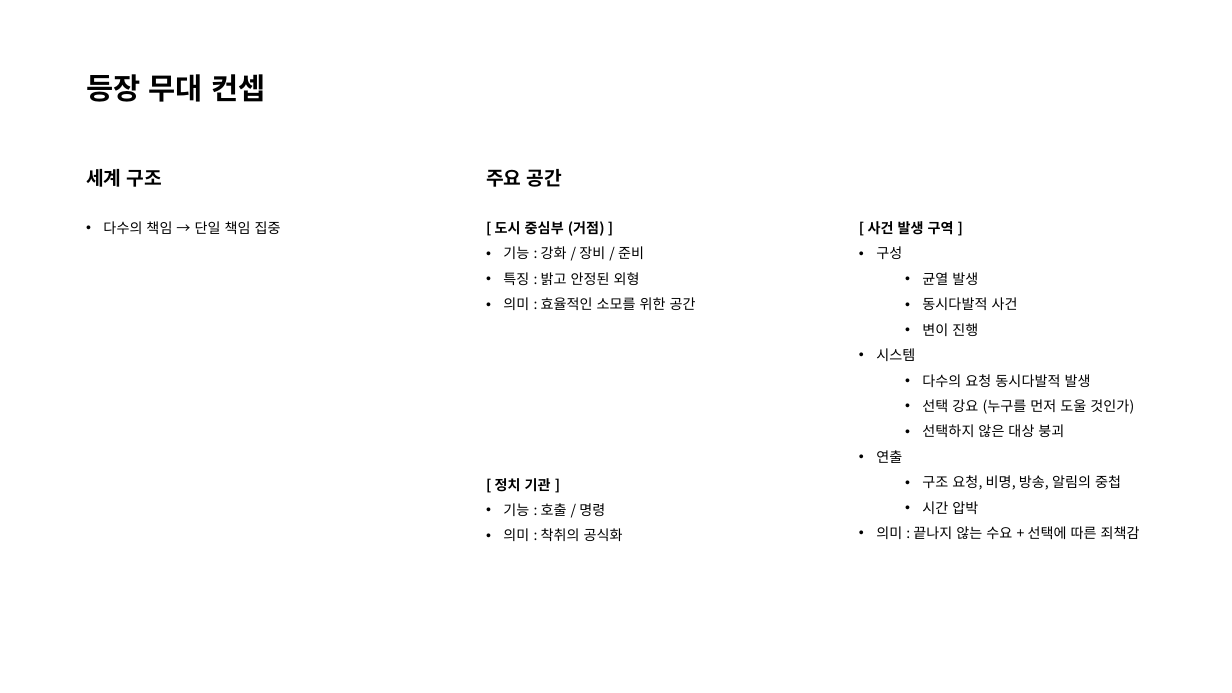
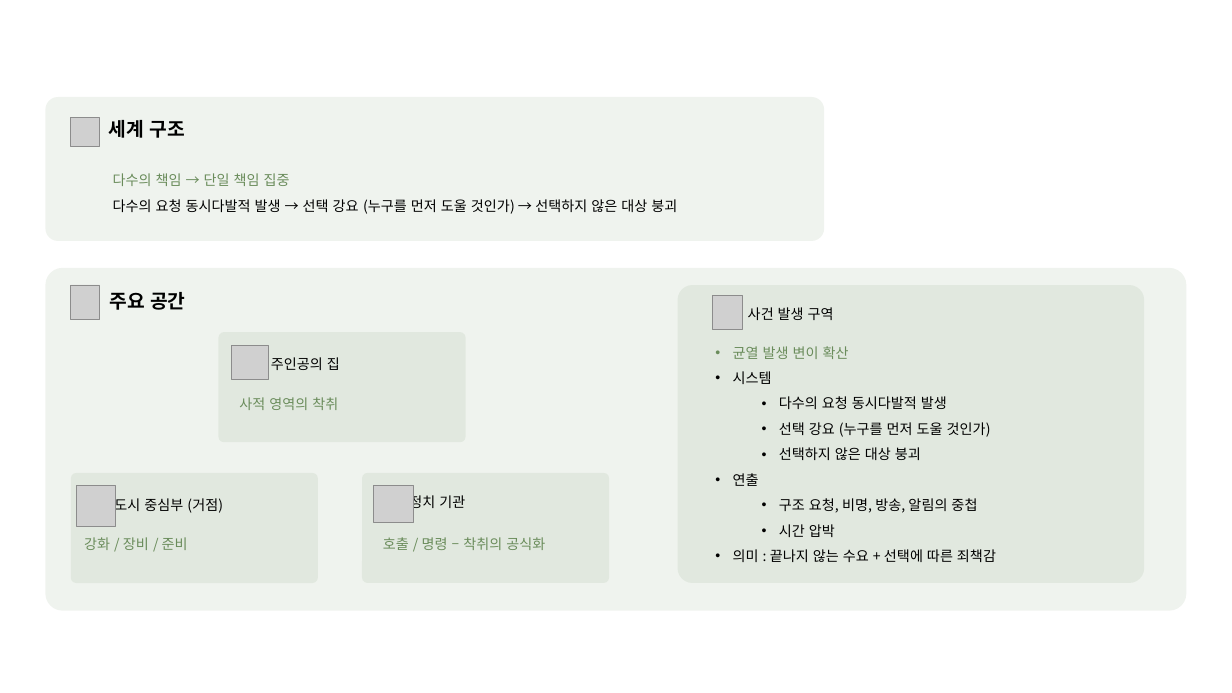
Before and after one commit to ysooj/Gihoek_3, a slide deck: slide 6 of (4.7) 기획서.pptx (slide 10 before the commit). Drawn at 1232x693 pixels with LibreOffice and Linux fonts; fonts in the diff are those of the drawing; grey boxes stand for pictures. Boxes give left, top, right and bottom in pixels: in the first picture for what was removed or moved away, otherwise in the second. Text is boxed around its words. In the diff, an @@ line names an element or a change of style, - is before the commit and + after.

```diff
--- a/(4.7) 기획서.pptx
+++ b/(4.7) 기획서.pptx
@@ text removed at [86, 74, 265, 102] @@
-등장 무대 컨셉
@@ rounded rectangle added at [45, 97, 824, 241], fill #6A8C5B at 10% opacity @@
@@ picture added at [71, 118, 100, 147] @@
@@ text "세계 구조": place and size @@
-text "세계 구조" at [86, 169, 162, 187]
+text "세계 구조" at [109, 120, 184, 138]
@@ text added at [113, 173, 677, 214], 11 pt, text #000000 @@
+다수의 책임 → 단일 책임 집중
+다수의 요청 동시다발적 발생 → 선택 강요 (누구를 먼저 도울 것인가) → 선택하지 않은 대상 붕괴
@@ text removed at [103, 221, 281, 234] @@
-• 다수의 책임 → 단일 책임 집중
@@ text removed at [495, 221, 696, 310] @@
-[ 도시 중심부 (거점) ]
-• 기능 : 강화 / 장비 / 준비
-• 특징 : 밝고 안정된 외형
-• 의미 : 효율적인 소모를 위한 공간
@@ rounded rectangle added at [45, 268, 1187, 611], fill #6A8C5B at 10% opacity @@
@@ picture added at [71, 285, 100, 319] @@
@@ text "주요 공간": place and size @@
-text "주요 공간" at [486, 169, 562, 187]
+text "주요 공간" at [109, 292, 185, 310]
@@ rounded rectangle added at [677, 285, 1144, 582], fill #6A8C5B at 10% opacity @@
@@ picture added at [713, 296, 743, 330] @@
@@ text added at [748, 307, 834, 320], 11 pt, text #000000 @@
+사건 발생 구역
@@ rounded rectangle added at [218, 332, 465, 442], fill #6A8C5B at 10% opacity @@
@@ picture added at [232, 346, 269, 380] @@
@@ text added at [271, 357, 340, 370], 11 pt, text #000000 @@
+주인공의 집
@@ text "균열 발생 변이 확산": place and size @@
-text "균열 발생 변이 확산" at [868, 219, 1140, 539]
+text "균열 발생 변이 확산" at [733, 346, 996, 562]
@@ text at [733, 346, 849, 359]: text changed; text colour #000000 to #6A8C5B @@
-[ 사건 발생 구역 ]
-• 구성
-  • 균열 발생
-  • 동시다발적 사건
-  • 변이 진행
+• 균열 발생 변이 확산
@@ text added at [239, 397, 338, 410], 11 pt, text #6A8C5B @@
+사적 영역의 착취
@@ rounded rectangle added at [71, 473, 318, 583], fill #6A8C5B at 10% opacity @@
@@ rounded rectangle added at [362, 473, 609, 583], fill #6A8C5B at 10% opacity @@
@@ picture added at [77, 485, 116, 526] @@
@@ text added at [114, 496, 223, 514], 11 pt, text #000000 @@
+도시 중심부 (거점)
@@ picture added at [374, 486, 414, 523] @@
@@ text added at [409, 493, 465, 511], 11 pt, text #000000 @@
+정치 기관
@@ text added at [84, 537, 188, 550], 11 pt, text #6A8C5B @@
+강화 / 장비 / 준비
@@ text at [383, 537, 545, 550]: text changed; text colour #000000 to #6A8C5B @@
-[ 정치 기관 ]
-• 기능 : 호출 / 명령
-• 의미 : 착취의 공식화
+호출 / 명령 – 착취의 공식화
```
Also in this commit, not shown: 1 other slide changed, 1 slide added, 5 slides removed, 1 other file.
